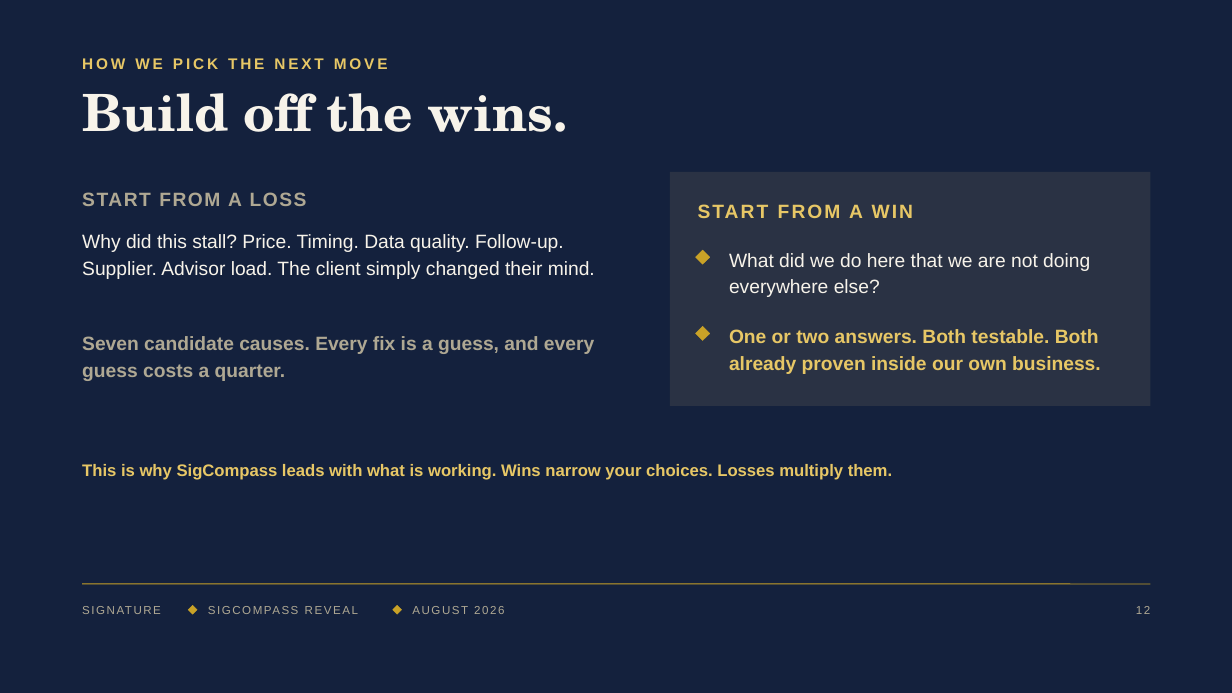
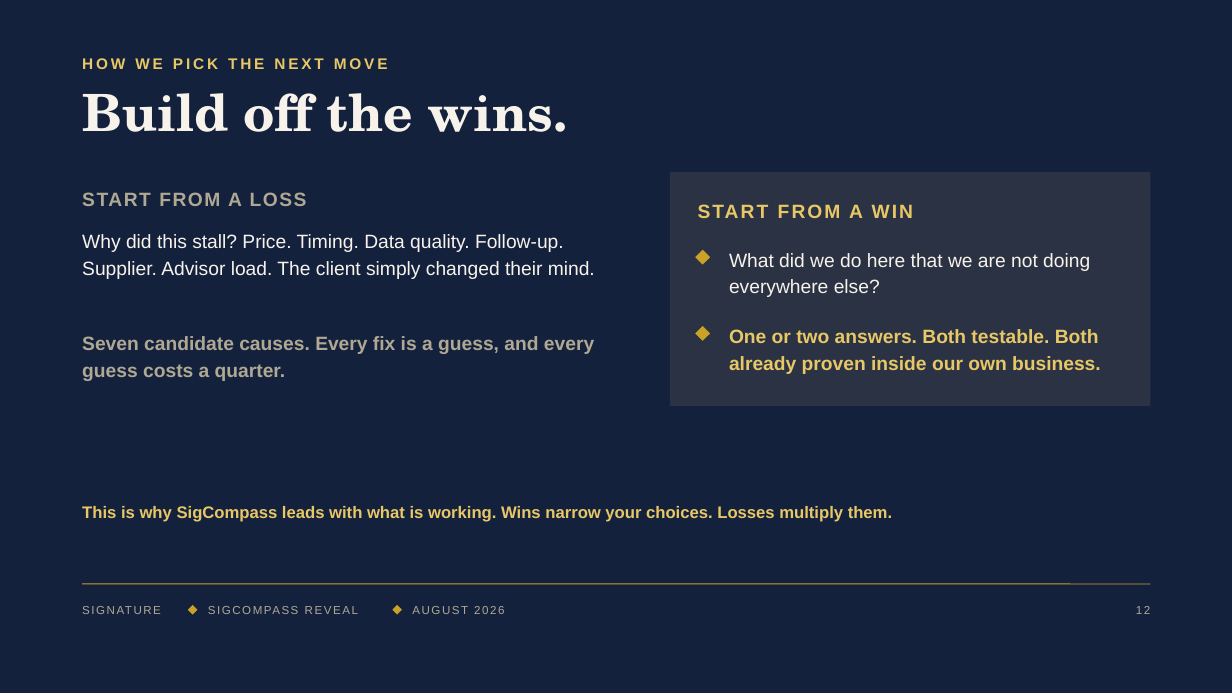
Before and after one commit to denisekgosnell/Donna, a slide deck: slide 12 of decks/sigcompass-reveal.pptx. Drawn at 1232x693 pixels with LibreOffice and Linux fonts; fonts in the diff are those of the drawing. Boxes give left, top, right and bottom in pixels: in the first picture for what was removed or moved away, otherwise in the second. Text is boxed around its words. In the diff, an @@ line names an element or a change of style, - is before the commit and + after.

```diff
--- a/decks/sigcompass-reveal.pptx
+++ b/decks/sigcompass-reveal.pptx
@@ text "This is why SigCompass leads ...": place and size @@
-text "This is why SigCompass leads ..." at bbox=[82, 464, 892, 480]
+text "This is why SigCompass leads ..." at bbox=[82, 506, 892, 522]
```
Also in this commit, not shown: 7 other slides changed, 4 other files.
